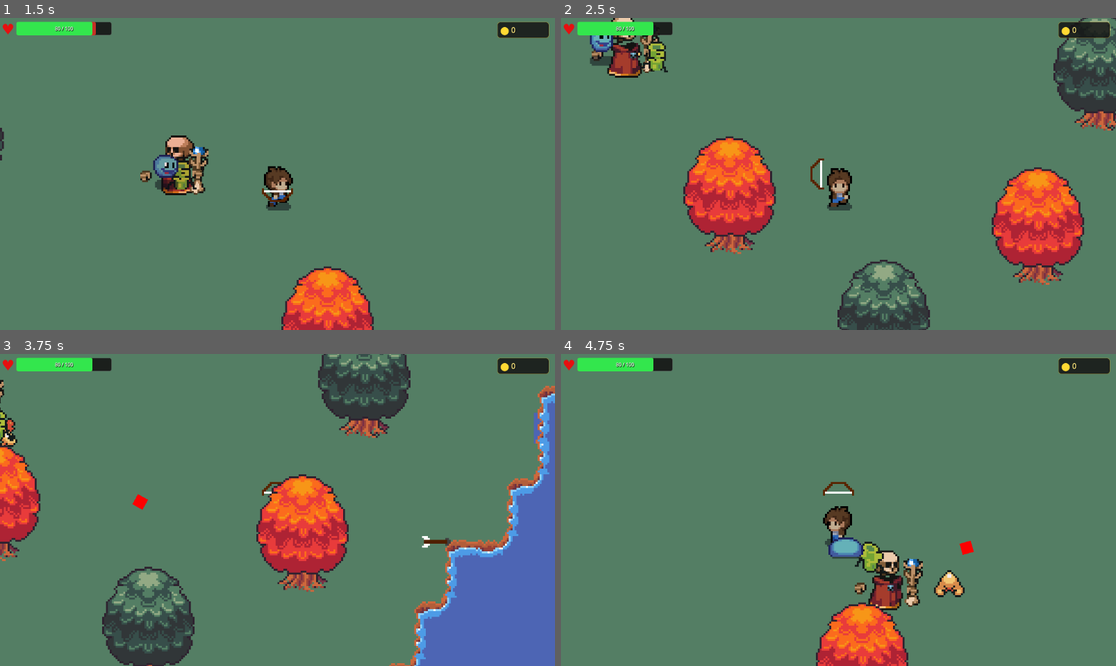
Above: before the commit, frames 1-4 (two rows, left to right).
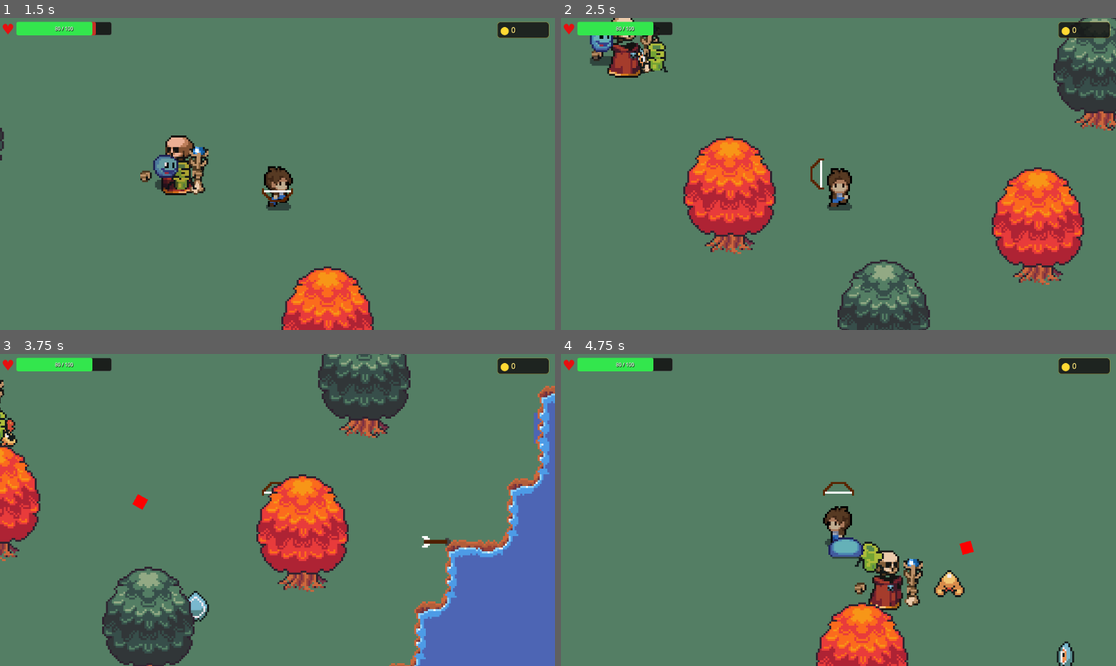
Above: after the commit, the same moments.

Repository: Alex1337F/INDAProject
Game: Godot game, scene res://scenes/class_select.tscn
Same seed, same stepped clock (60 frames per second), same inputs: the game is played once before the commit and once after it.
Inputs:
- Up to frame 1 (1.5 s): click "Archer" at 0.5 s; tap Enter at 1.25 s; hold D (walk-right) from 1.28 s (still down); hold Down (aim-down) from 1.28 s (still down)
- Up to frame 2 (2.5 s): release D (walk-right) at 2.03 s; release Down (aim-down) at 2.03 s; hold S (walk-backwards) from 2.03 s (still down); tap Left (aim-left) at 2.1 s
- Up to frame 3 (3.75 s): release S (walk-backwards) at 2.78 s; hold D (walk-right) 2.78-3.53 s; hold Right (aim-right) 2.78-3.53 s; hold W (walk-forward) from 3.53 s (still down); tap Up (aim-up) at 3.6 s
- Up to frame 4 (4.75 s): release W (walk-forward) at 4.28 s; hold A (walk-left) from 4.28 s (still down); tap Shift (dash) at 4.35 s

Frame 1 is identical in both runs. In frame 2, less than 0.1% of the frame differs, in the area x 13-16%, y 9-19%; in frame 3, 0.2%, in the area x 33-38%, y 75-86%; in frame 4, 0.2%.

Commit message:
Added coin pickup functionality

Diff:
--- /dev/null
+++ b/scenes/Upgrades.tscn
@@ -0,0 +1,9 @@
+[gd_scene format=3 uid="uid://cj5m5cmg6vwjg"]
+
+[node name="Upgrades" type="Control" unique_id=135920479]
+layout_mode = 3
+anchors_preset = 15
+anchor_right = 1.0
+anchor_bottom = 1.0
+grow_horizontal = 2
+grow_vertical = 2
--- a/scenes/eyeEnemy.tscn
+++ b/scenes/eyeEnemy.tscn
@@ -142,8 +142,7 @@
 radius = 7.0
 
 [node name="EyeEnemy" type="CharacterBody2D" unique_id=1775067585]
-collision_layer = 4
-collision_mask = 1
+collision_layer = 8
 script = ExtResource("1_l5jda")
 
 [node name="AnimatedSprite2D" type="AnimatedSprite2D" parent="." unique_id=2025287088]
--- a/scenes/game.tscn
+++ b/scenes/game.tscn
@@ -472,8 +472,6 @@
 [node name="Game" type="Node2D" unique_id=157234959]
 script = ExtResource("1_u5sy4")
 
-[node name="EyeEnemy" parent="." unique_id=1775067585 instance=ExtResource("2_0tnpc")]
-
 [node name="GrassLayer" type="TileMapLayer" parent="." unique_id=1825394695]
 tile_map_data = PackedByteArray("AAD//wAAAAAIAAEAAAD/////AAAIAAEAAAAAAP//AAAIAAEAAAABAP//AAAIAAEAAAABAAAAAAAIAAEAAAAAAA …(22864 unchanged characters)…
 tile_set = SubResource("TileSet_lbhrr")
@@ -496,6 +494,8 @@
 
 [node name="enemy" parent="." unique_id=1039766219 instance=ExtResource("6_u5sy4")]
 
+[node name="EyeEnemy" parent="." unique_id=1775067585 instance=ExtResource("2_0tnpc")]
+
 [node name="YellowBatEnemy" parent="." unique_id=275462408 instance=ExtResource("7_u5sy4")]
 
 [node name="SkeletonEnemy" parent="." unique_id=1157250381 instance=ExtResource("8_vtaks")]
--- a/scripts/game.gd
+++ b/scripts/game.gd
@@ -5,6 +5,9 @@
 	"archer":  preload("res://scenes/archer.tscn"),
 	"warrior": preload("res://scenes/warrior.tscn"),
 }
+
+const COIN_SCENE = preload("res://scenes/coin.tscn")
+const COIN_DROP_CHANCE = 1.0  # 100% chance to drop a coin
 
 func _ready():
 	var player_scene
@@ -18,6 +21,25 @@
 	add_child(player)
 	player.global_position = Vector2(0, 0)
 
+	# Hook up coin drops for all enemies (after they're in the tree)
+	await get_tree().process_frame
+	_connect_enemy_drops()
+
+func _connect_enemy_drops() -> void:
+	for enemy in get_tree().get_nodes_in_group("enemy"):
+		if not enemy.tree_exiting.is_connected(_on_enemy_dying):
+			enemy.tree_exiting.connect(_on_enemy_dying.bind(enemy))
+
+func _on_enemy_dying(enemy: Node) -> void:
+	if randf() < COIN_DROP_CHANCE:
+		var pos = enemy.global_position
+		call_deferred("_spawn_coin_at", pos)
+
+func _spawn_coin_at(pos: Vector2) -> void:
+	var coin = COIN_SCENE.instantiate()
+	add_child(coin)
+	coin.global_position = pos
+
 func _on_archer_button_pressed() -> void:
 	pass # Replace with function body.
 
--- a/scripts/movement.gd
+++ b/scripts/movement.gd
@@ -19,8 +19,8 @@
 var is_dead = false
 var invincibility_timer: float = 0.0
 var spawn_position: Vector2
-const INVINCIBILITY_DURATION = 0.8  # Seconds of invincibility after being hit
-const RESPAWN_DELAY = 1.2           # Seconds before respawning
+const INVINCIBILITY_DURATION = 0.8 # Seconds of invincibility after being hit
+const RESPAWN_DELAY = 1.2 # Seconds before respawning
 func register_sprite(sprite: AnimatedSprite2D) -> void:
 	anim = sprite
 
@@ -146,7 +146,7 @@
 	# Un-die
 	is_dead = false
 	is_invincible = true
-	invincibility_timer = INVINCIBILITY_DURATION * 2  # Extra invincibility on respawn
+	invincibility_timer = INVINCIBILITY_DURATION * 2 # Extra invincibility on respawn
 
 	# Fade back in
 	var spawn_tween = create_tween()
